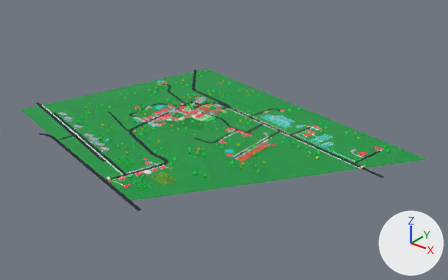
Before and after pictures for a commit that changed the glTF model gl/cmbn.glb.
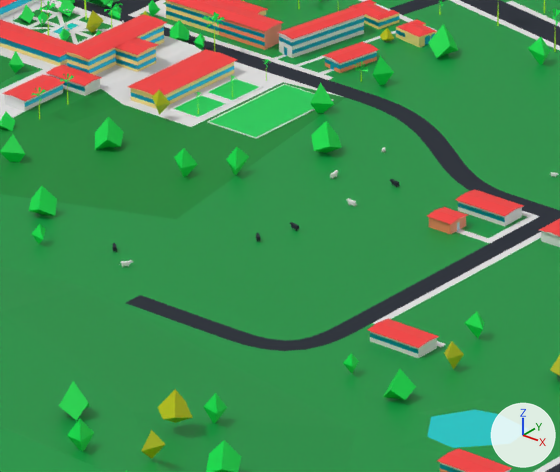
The first picture shows the older version from a 50 mm lens placed at (19.34, -21.58, 12.26), pointed at (3.13, -1.31, -0.31). The close-ups show the older and then the newer version on the part from 41% to 53% of the width and 39% to 56% of the height of that picture. Only the edits that show in the close-ups are written down. Arrows for +X, +Y and +Z are at lower right; the lights stay in place. Where no turn or scale is listed for an object, it has been applied to the vertices. Vertices at exactly the same position are counted once.

Objects in the first close-up: 'cmbn_pav-002.005', 'cmbnmebui.001', 'cmbnmebui.005', 'cmbnmebui.020', 'cmbnmegad.018', 'cmbnmegad.019', 'cmbnmegad.020', 'cmbnmegad.021', 'cmbnmegad.023', 'cmbnmegad.024', 'cmbnmepav.024', 'cmbnmepis.016', 'cmbnmepou', 'cmbnmeroa.013', 'cmbnmeroa.014', 'cmbnmeroa.016', 'cmbnmetre.000_greenbase', 'cmbnmetre.051' and 67 more.
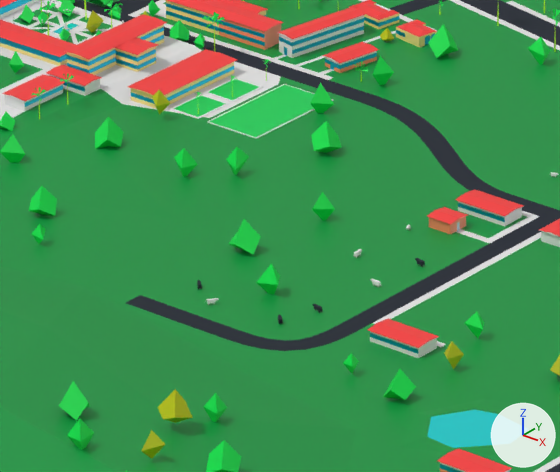
Edits to the bpy script that builds the scene:
```text
Change me_plane_694:
    used by ob_cmbnmepav_024; location = (0.615, -0.179, -0.016); rotation_euler = (0.0, 0.0, 1.571), in degrees (0, 0, 90)
    remove me_plane_694.from_pydata(...)  # 58 vertices, 58 faces; spans x -1.95..0.09, y -1.35..1.07, z 0.02..0.06
    add me_plane_694.from_pydata(...)  # 49 vertices, 52 faces; spans x -1.95..0.09, y -1.35..1.07, z 0.02..0.06
    me_plane_694 part 1
    13 vertices are removed from x -1.84..0.09, y -1.07..-0.26, z 0.02
    24 faces are deleted
    4 vertices are added at (0.09, -0.65, 0.02), (0.01, -0.71, 0.02), (-0.52, -0.71, 0.02), (-0.87, -0.71, 0.02)
    10 new faces join them, mat_mtroad2 (white #e7e7e7)
    8 new faces join them, mat_mtmapgreen2 (green #00953e)
    remove me_plane_694.materials.append(mat_mtmapgreen)  # green #008931
    add me_plane_694.materials.append(mat_mtmapgreen2)  # green #00953e
Change ob_cmbnmegad_018:
    ob_cmbnmegad_018.location: (2.538, -0.759, 0.0) -> (3.184, -1.373, 0.0)
Change ob_cmbnmegad_019:
    ob_cmbnmegad_019.location: (2.245, -0.868, 0.0) -> (2.891, -1.482, 0.0)
Change ob_cmbnmegad_020:
    ob_cmbnmegad_020.location: (2.516, -1.059, 0.0) -> (3.163, -1.673, 0.0)
Change ob_cmbnmegad_021:
    ob_cmbnmegad_021.location: (2.477, -1.433, 0.0) -> (3.123, -2.047, 0.0)
Change ob_cmbnmegad_023:
    ob_cmbnmegad_023.location: (1.969, -2.141, 0.0) -> (2.54, -2.2, 0.0)
Change ob_cmbnmegad_024:
    ob_cmbnmegad_024.location: (2.121, -2.238, 0.0) -> (2.691, -2.297, 0.0)
Add ob_cmbnmetre_048:
    ob_cmbnmetre_048 = bpy.data.objects.new('cmbnmetre.048', me_cube_643)
    ob_cmbnmetre_048.location = (2.653, -1.684, -0.003)
    ob_cmbnmetre_048.rotation_euler = (0.0, -3.142, -1.175)  # degrees (0, -180, -67)
    ob_cmbnmetre_048.scale = (-1.0, -1.0, -1.0)
```

Pixel boxes (x1, y1, x2, y2) of what changed, in the close-ups (560 x 472 px; the box of a moved part takes in the faces that stretch with it):
'cmbnmepav.024', reshaped
    before: (0, 0, 345, 219)
    after: (0, 0, 281, 219)
'cmbnmetre.048', added
    after: (228, 192, 335, 295)
'cmbnmegad.024', moved
    before: (119, 260, 133, 268)
    after: (205, 298, 219, 305)
'cmbnmegad.020', moved
    before: (346, 198, 357, 207)
    after: (370, 279, 382, 287)
'cmbnmegad.018', moved
    before: (390, 179, 400, 188)
    after: (415, 258, 425, 267)
'cmbnmegad.021', moved
    before: (290, 222, 299, 231)
    after: (312, 304, 322, 313)
'cmbnmegad.019', moved
    before: (330, 170, 338, 179)
    after: (353, 249, 362, 258)
'cmbnmegad.023', moved
    before: (112, 243, 117, 252)
    after: (197, 280, 202, 290)
part 1 of me_plane_694, moved or reshaped
    before: (0, 75, 345, 216)
    after: (0, 75, 281, 216)
